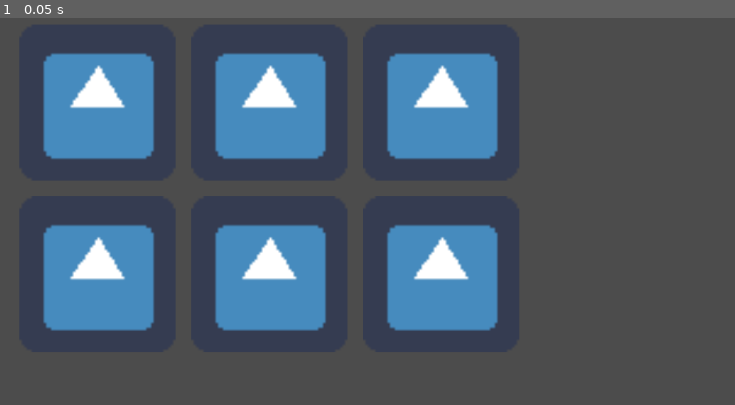
Above: before the commit, frame 1.
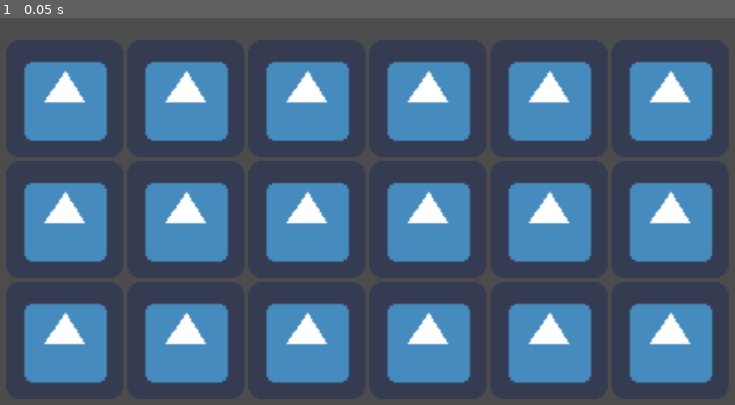
Above: after the commit, the same moment.

Repository: BryanWi/AdivinaQuien
Game: Godot game, scene res://game/Game.tscn
The game is run twice, just before and just after one commit, with the same random seed, the same clock (stepped at 60 frames per second) and the same inputs. The project has no main scene, so this scene is started directly. The engine's default icon, where the game draws it, is replaced by a stand-in: a white triangle on a blue panel in a dark square.
Inputs:
- Up to frame 1 (0.05 s): no input

The runs differ from the first frame. In frame 1, 47% of the frame differs, in the area x 3-98%, y 9-95%.

Commit message:
Tarjeta base para los presidentes
se creó la escena de la tarjeta que se usará en el tablero mostrando cada presidente
Falta:
- opción de bloquear botón cuando se equivocan
- que el juego aparezca las tarjetas dentro del grid

Diff:
--- a/game/Game.tscn
+++ b/game/Game.tscn
@@ -6,70 +6,187 @@
 anchor_right = 1.0
 anchor_bottom = 1.0
 
-[node name="GridContainer" type="GridContainer" parent="."]
+[node name="Tablero" type="GridContainer" parent="."]
 anchor_left = 0.5
 anchor_top = 0.5
 anchor_right = 0.5
 anchor_bottom = 0.5
-margin_left = -445.0
-margin_top = -198.0
-margin_right = 445.0
-margin_bottom = 202.0
-custom_constants/vseparation = 20
-custom_constants/hseparation = 20
-columns = 3
+margin_left = -417.0
+margin_top = -178.0
+margin_right = 417.0
+margin_bottom = 282.0
+grow_horizontal = 2
+custom_constants/vseparation = 5
+custom_constants/hseparation = 5
+columns = 6
 
-[node name="Porfirio" type="TextureButton" parent="GridContainer"]
-margin_right = 200.0
-margin_bottom = 200.0
-rect_min_size = Vector2( 200, 200 )
+[node name="Porfirio" type="TextureButton" parent="Tablero"]
+margin_right = 150.0
+margin_bottom = 150.0
+rect_min_size = Vector2( 150, 150 )
 texture_normal = ExtResource( 1 )
 expand = true
 stretch_mode = 5
 
-[node name="Porfirio2" type="TextureButton" parent="GridContainer"]
-margin_left = 220.0
-margin_right = 420.0
-margin_bottom = 200.0
-rect_min_size = Vector2( 200, 200 )
+[node name="Porfirio2" type="TextureButton" parent="Tablero"]
+margin_left = 155.0
+margin_right = 305.0
+margin_bottom = 150.0
+rect_min_size = Vector2( 150, 150 )
 texture_normal = ExtResource( 1 )
 expand = true
 stretch_mode = 5
 
-[node name="Porfirio3" type="TextureButton" parent="GridContainer"]
-margin_left = 440.0
-margin_right = 640.0
-margin_bottom = 200.0
-rect_min_size = Vector2( 200, 200 )
+[node name="Porfirio3" type="TextureButton" parent="Tablero"]
+margin_left = 310.0
+margin_right = 460.0
+margin_bottom = 150.0
+rect_min_size = Vector2( 150, 150 )
 texture_normal = ExtResource( 1 )
 expand = true
 stretch_mode = 5
 
-[node name="Porfirio4" type="TextureButton" parent="GridContainer"]
-margin_top = 220.0
-margin_right = 200.0
-margin_bottom = 420.0
-rect_min_size = Vector2( 200, 200 )
+[node name="Porfirio4" type="TextureButton" parent="Tablero"]
+margin_left = 465.0
+margin_right = 615.0
+margin_bottom = 150.0
+rect_min_size = Vector2( 150, 150 )
 texture_normal = ExtResource( 1 )
 expand = true
 stretch_mode = 5
 
-[node name="Porfirio5" type="TextureButton" parent="GridContainer"]
-margin_left = 220.0
-margin_top = 220.0
-margin_right = 420.0
-margin_bottom = 420.0
-rect_min_size = Vector2( 200, 200 )
+[node name="Porfirio5" type="TextureButton" parent="Tablero"]
+margin_left = 620.0
+margin_right = 770.0
+margin_bottom = 150.0
+rect_min_size = Vector2( 150, 150 )
 texture_normal = ExtResource( 1 )
 expand = true
 stretch_mode = 5
 
-[node name="Porfirio6" type="TextureButton" parent="GridContainer"]
-margin_left = 440.0
-margin_top = 220.0
-margin_right = 640.0
-margin_bottom = 420.0
-rect_min_size = Vector2( 200, 200 )
+[node name="Porfirio6" type="TextureButton" parent="Tablero"]
+margin_left = 775.0
+margin_right = 925.0
+margin_bottom = 150.0
+rect_min_size = Vector2( 150, 150 )
 texture_normal = ExtResource( 1 )
 expand = true
 stretch_mode = 5
+
+[node name="Porfirio7" type="TextureButton" parent="Tablero"]
+margin_top = 155.0
+margin_right = 150.0
+margin_bottom = 305.0
+rect_min_size = Vector2( 150, 150 )
+texture_normal = ExtResource( 1 )
+expand = true
+stretch_mode = 5
+
+[node name="Porfirio8" type="TextureButton" parent="Tablero"]
+margin_left = 155.0
+margin_top = 155.0
+margin_right = 305.0
+margin_bottom = 305.0
+rect_min_size = Vector2( 150, 150 )
+texture_normal = ExtResource( 1 )
+expand = true
+stretch_mode = 5
+
+[node name="Porfirio9" type="TextureButton" parent="Tablero"]
+margin_left = 310.0
+margin_top = 155.0
+margin_right = 460.0
+margin_bottom = 305.0
+rect_min_size = Vector2( 150, 150 )
+texture_normal = ExtResource( 1 )
+expand = true
+stretch_mode = 5
+
+[node name="Porfirio10" type="TextureButton" parent="Tablero"]
+margin_left = 465.0
+margin_top = 155.0
+margin_right = 615.0
+margin_bottom = 305.0
+rect_min_size = Vector2( 150, 150 )
+texture_normal = ExtResource( 1 )
+expand = true
+stretch_mode = 5
+
+[node name="Porfirio11" type="TextureButton" parent="Tablero"]
+margin_left = 620.0
+margin_top = 155.0
+margin_right = 770.0
+margin_bottom = 305.0
+rect_min_size = Vector2( 150, 150 )
+texture_normal = ExtResource( 1 )
+expand = true
+stretch_mode = 5
+
+[node name="Porfirio12" type="TextureButton" parent="Tablero"]
+margin_left = 775.0
+margin_top = 155.0
+margin_right = 925.0
+margin_bottom = 305.0
+rect_min_size = Vector2( 150, 150 )
+texture_normal = ExtResource( 1 )
+expand = true
+stretch_mode = 5
+
+[node name="Porfirio13" type="TextureButton" parent="Tablero"]
+margin_top = 310.0
+margin_right = 150.0
+margin_bottom = 460.0
+rect_min_size = Vector2( 150, 150 )
+texture_normal = ExtResource( 1 )
+expand = true
+stretch_mode = 5
+
+[node name="Porfirio14" type="TextureButton" parent="Tablero"]
+margin_left = 155.0
+margin_top = 310.0
+margin_right = 305.0
+margin_bottom = 460.0
+rect_min_size = Vector2( 150, 150 )
+texture_normal = ExtResource( 1 )
+expand = true
+stretch_mode = 5
+
+[node name="Porfirio15" type="TextureButton" parent="Tablero"]
+margin_left = 310.0
+margin_top = 310.0
+margin_right = 460.0
+margin_bottom = 460.0
+rect_min_size = Vector2( 150, 150 )
+texture_normal = ExtResource( 1 )
+expand = true
+stretch_mode = 5
+
+[node name="Porfirio16" type="TextureButton" parent="Tablero"]
+margin_left = 465.0
+margin_top = 310.0
+margin_right = 615.0
+margin_bottom = 460.0
+rect_min_size = Vector2( 150, 150 )
+texture_normal = ExtResource( 1 )
+expand = true
+stretch_mode = 5
+
+[node name="Porfirio17" type="TextureButton" parent="Tablero"]
+margin_left = 620.0
+margin_top = 310.0
+margin_right = 770.0
+margin_bottom = 460.0
+rect_min_size = Vector2( 150, 150 )
+texture_normal = ExtResource( 1 )
+expand = true
+stretch_mode = 5
+
+[node name="Porfirio18" type="TextureButton" parent="Tablero"]
+margin_left = 775.0
+margin_top = 310.0
+margin_right = 925.0
+margin_bottom = 460.0
+rect_min_size = Vector2( 150, 150 )
+texture_normal = ExtResource( 1 )
+expand = true
+stretch_mode = 5
--- /dev/null
+++ b/game/assets/tarjeta.gd
@@ -0,0 +1,41 @@
+extends TextureButton
+
+
+signal send_respuesta(respuesta)
+var NOMBRE:String
+
+
+func _ready():
+	pass # Replace with function body.
+	_set_Data("Porfirio Díaz", "diaz_porfirio_2.jpg")
+	print(list_files_in_directory("res://imagenes/"))
+
+func _set_Data(nombre: String, image_path: String):
+	NOMBRE = nombre
+	"res://imagenes/"
+	var image = Image.new()
+	image.load("res://imagenes/" + image_path)
+	var t = ImageTexture.new()
+	t.create_from_image(image)
+	self.texture_normal = t
+
+
+func _on_tarjeta_button_down():
+	emit_signal("send_respuesta",NOMBRE)
+
+func list_files_in_directory(path):
+	var files = []
+	var dir = Directory.new()
+	dir.open(path)
+	dir.list_dir_begin()
+
+	while true:
+		var file = dir.get_next()
+		if file == "":
+			break
+		elif not file.begins_with("."):
+			files.append(file)
+
+	dir.list_dir_end()
+
+	return files
--- /dev/null
+++ b/game/assets/tarjeta.tscn
@@ -0,0 +1,11 @@
+[gd_scene load_steps=2 format=2]
+
+[ext_resource path="res://game/assets/tarjeta.gd" type="Script" id=1]
+
+[node name="tarjeta" type="TextureButton"]
+margin_right = 150.0
+margin_bottom = 150.0
+rect_min_size = Vector2( 150, 150 )
+script = ExtResource( 1 )
+
+[connection signal="button_down" from="." to="." method="_on_tarjeta_button_down"]
Binary file added: imagenes/AMLO.jpg
Not shown, added: imagenes/AMLO.jpg.import
Binary file added: imagenes/diaz_porfirio_2.jpg
Not shown, added: imagenes/diaz_porfirio_2.jpg.import
